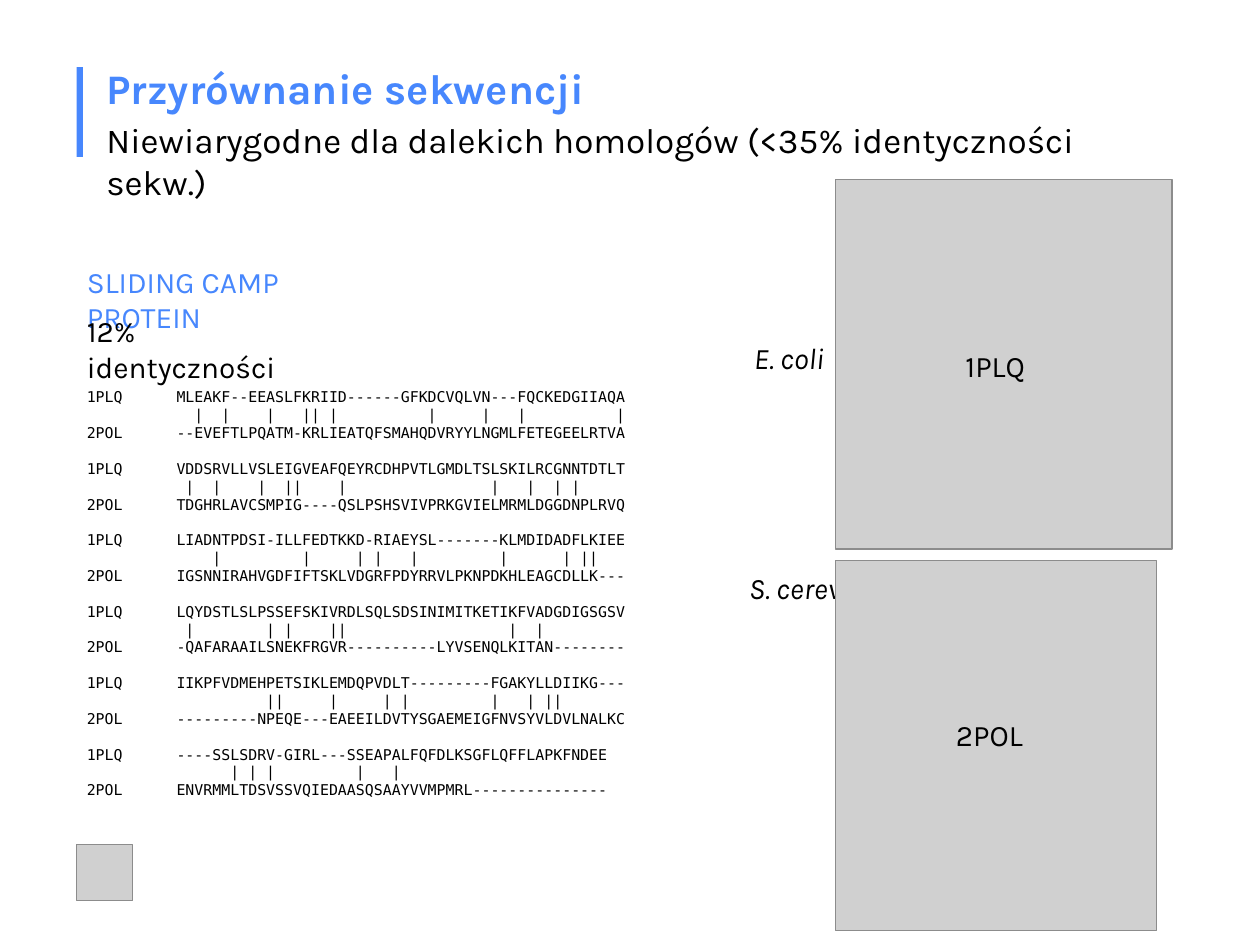
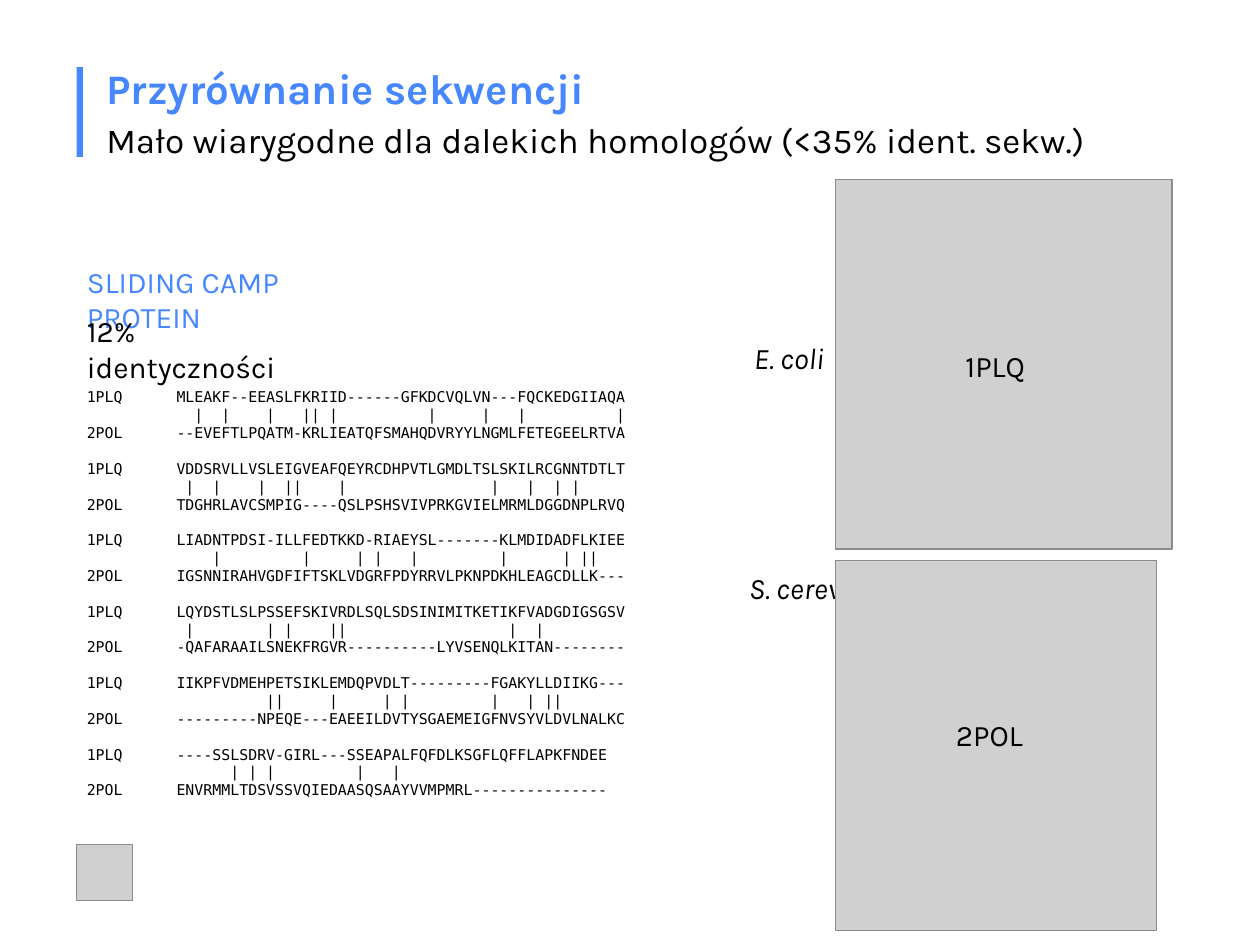
Before and after one commit to aziele/bioseq2019, a slide deck: slide 1 of day1/3-slides.pptx. Drawn at 1260x945 pixels with LibreOffice and Linux fonts; fonts in the diff are those of the drawing; grey boxes stand for pictures. Boxes give left, top, right and bottom in pixels: in the first picture for what was removed or moved away, otherwise in the second. Text is boxed around its words. In the diff, an @@ line names an element or a change of style, - is before the commit and + after.

```diff
--- a/day1/3-slides.pptx
+++ b/day1/3-slides.pptx
@@ text at (106, 126, 1084, 162): text changed @@
-Niewiarygodne dla dalekich homologów (<35% identyczności sekw.)
+Mało wiarygodne dla dalekich homologów (<35% ident. sekw.)
```
Also in this commit, not shown: 2 other files.
